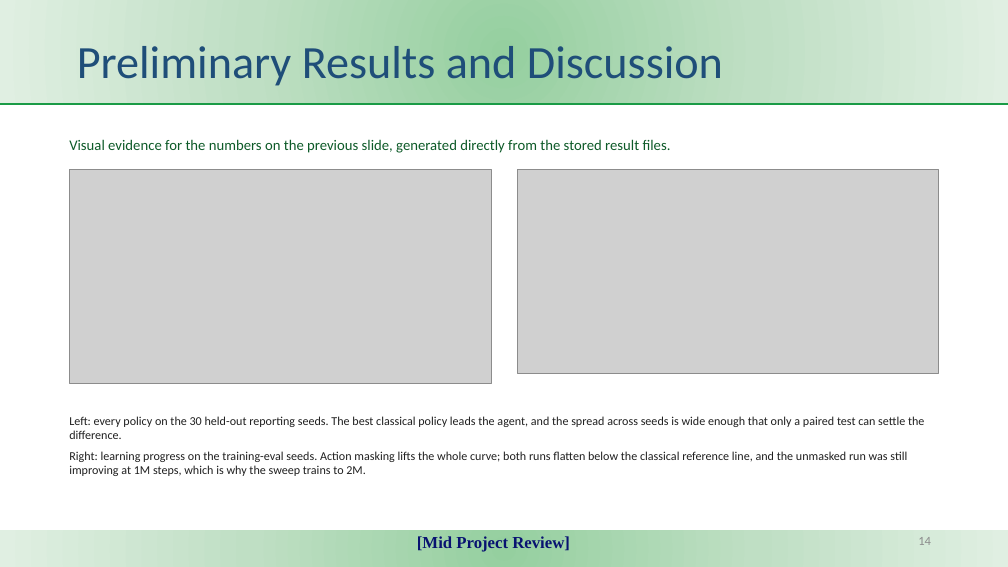
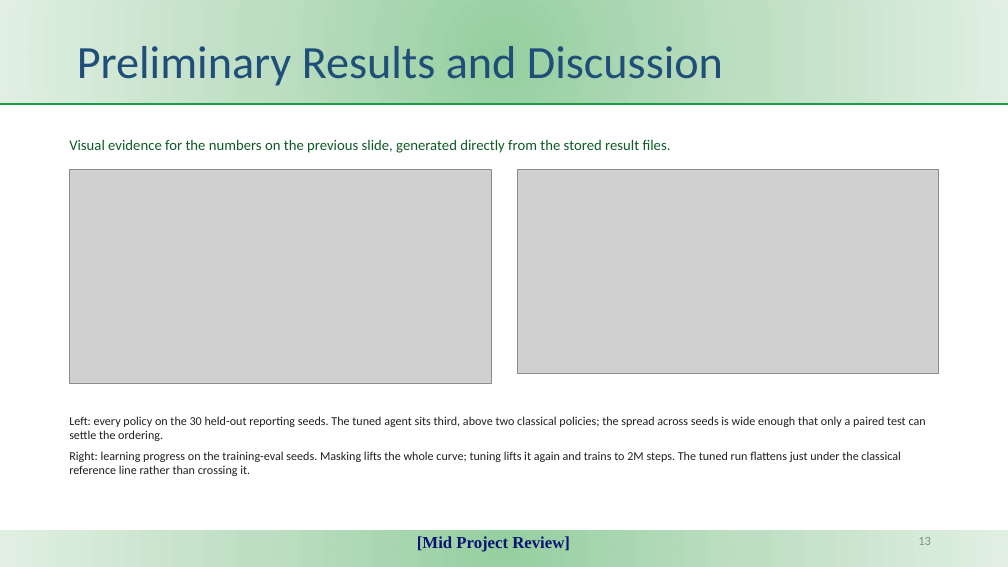
Before and after one commit to KJSK-Koushik/Supply-AI-RL-Explainable-supply-chain-Optimisation, a slide deck: slide 13 of reports/SupplyAI-RL_Mid_Project_Review.pptx (slide 14 before the commit). Drawn at 1008x567 pixels with LibreOffice and Linux fonts; fonts in the diff are those of the drawing; grey boxes stand for pictures. Boxes give left, top, right and bottom in pixels: in the first picture for what was removed or moved away, otherwise in the second. Text is boxed around its words. In the diff, an @@ line names an element or a change of style, - is before the commit and + after.

```diff
--- a/reports/SupplyAI-RL_Mid_Project_Review.pptx
+++ b/reports/SupplyAI-RL_Mid_Project_Review.pptx
@@ text at bbox=[69, 416, 926, 476]: text changed @@
-Left: every policy on the 30 held-out reporting seeds. The best classical policy leads the agent, and the spread across seeds is wide enough that only a paired test can settle the difference.
-Right: learning progress on the training-eval seeds. Action masking lifts the whole curve; both runs flatten below the classical reference line, and the unmasked run was still improving at 1M steps, which is why the sweep trains to 2M.
+Left: every policy on the 30 held-out reporting seeds. The tuned agent sits third, above two classical policies; the spread across seeds is wide enough that only a paired test can settle the ordering.
+Right: learning progress on the training-eval seeds. Masking lifts the whole curve; tuning lifts it again and trains to 2M steps. The tuned run flattens just under the classical reference line rather than crossing it.
@@ page number at bbox=[918, 537, 931, 545]: text changed @@
-14
+13
```
Also in this commit, not shown: 7 other slides changed, 1 slide removed, 5 other files.
